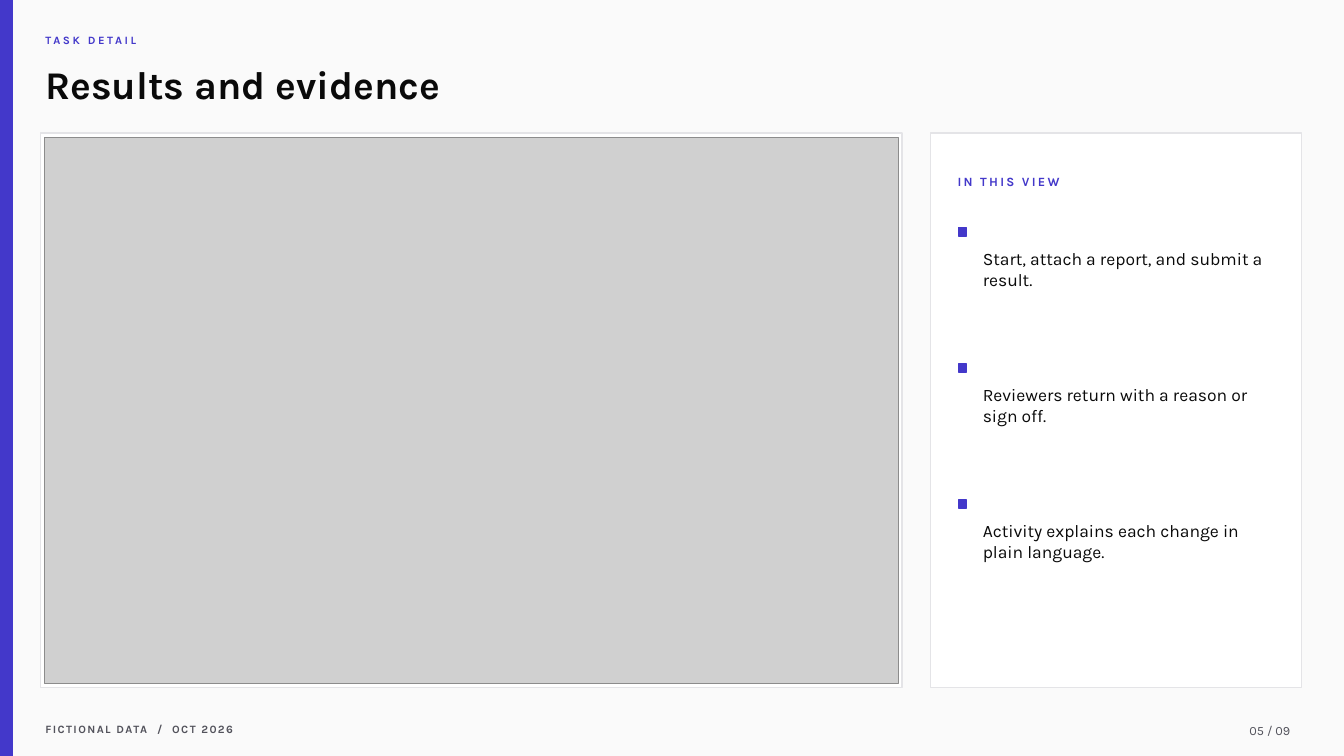
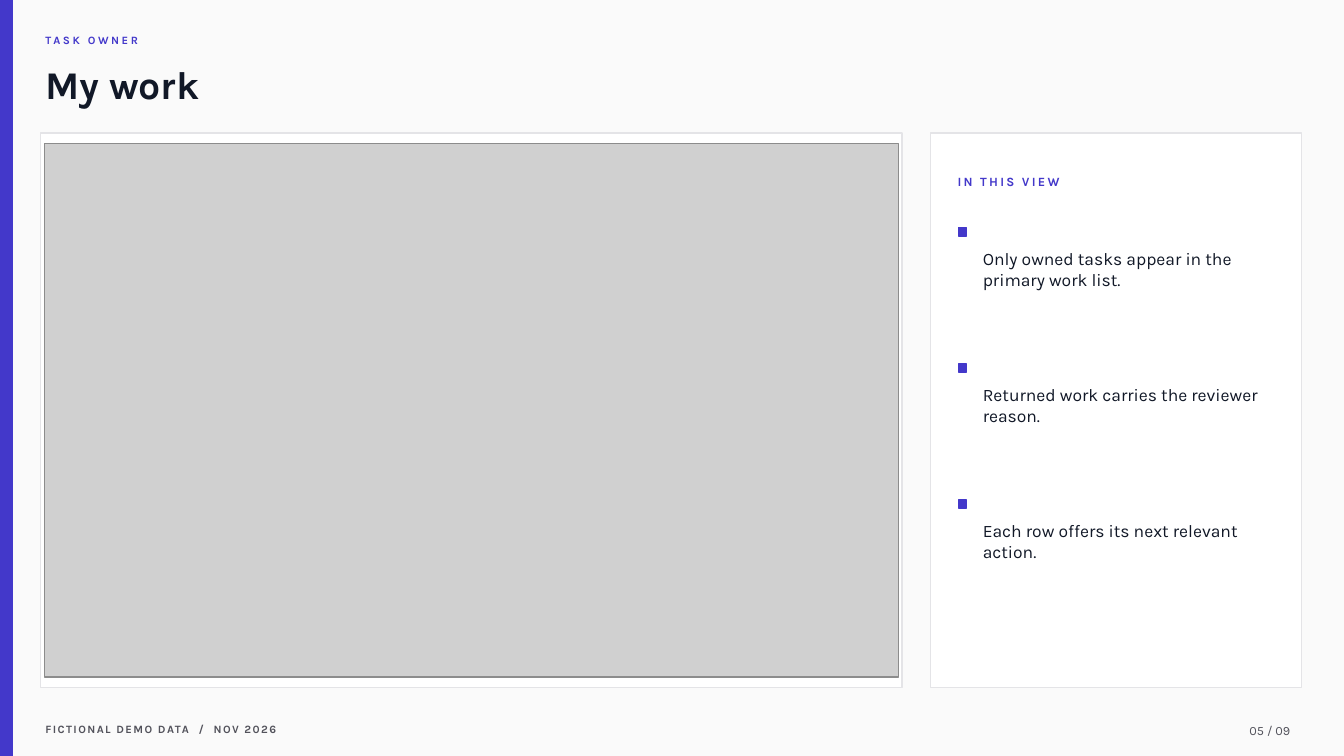
Before and after one commit to samarth-biztel/CVRDE, a slide deck: slide 5 of docs/CVRDE_Demo_Presentation.pptx. Drawn at 1344x756 pixels with LibreOffice and Linux fonts; fonts in the diff are those of the drawing; grey boxes stand for pictures. Boxes give left, top, right and bottom in pixels: in the first picture for what was removed or moved away, otherwise in the second. Text is boxed around its words. In the diff, an @@ line names an element or a change of style, - is before the commit and + after.

Commit message:
Refresh hosted demo presentation and walkthrough

```diff
--- a/docs/CVRDE_Demo_Presentation.pptx
+++ b/docs/CVRDE_Demo_Presentation.pptx
@@ text at (45, 36, 138, 44): text changed @@
-TASK DETAIL
+TASK OWNER
@@ text at (45, 72, 199, 109): text changed; text colour #0A0A0A to #111827 @@
-Results and evidence
+My work
@@ picture: place and size @@
-picture at (44, 137, 898, 684)
+picture at (44, 143, 898, 677)
@@ text at (983, 253, 1231, 291): text changed; text colour #0A0A0A to #111827 @@
-Start, attach a report, and submit a result.
+Only owned tasks appear in the primary work list.
@@ text at (983, 389, 1257, 423): text changed; text colour #0A0A0A to #111827 @@
-Reviewers return with a reason or sign off.
+Returned work carries the reviewer reason.
@@ text at (983, 525, 1238, 559): text changed; text colour #0A0A0A to #111827 @@
-Activity explains each change in plain language.
+Each row offers its next relevant action.
@@ text at (45, 719, 580, 739): text changed @@
-FICTIONAL DATA / OCT 2026
+FICTIONAL DEMO DATA / NOV 2026
```
Also in this commit, not shown: 7 other slides changed, 1 slide added, 1 slide removed, 12 other files.
